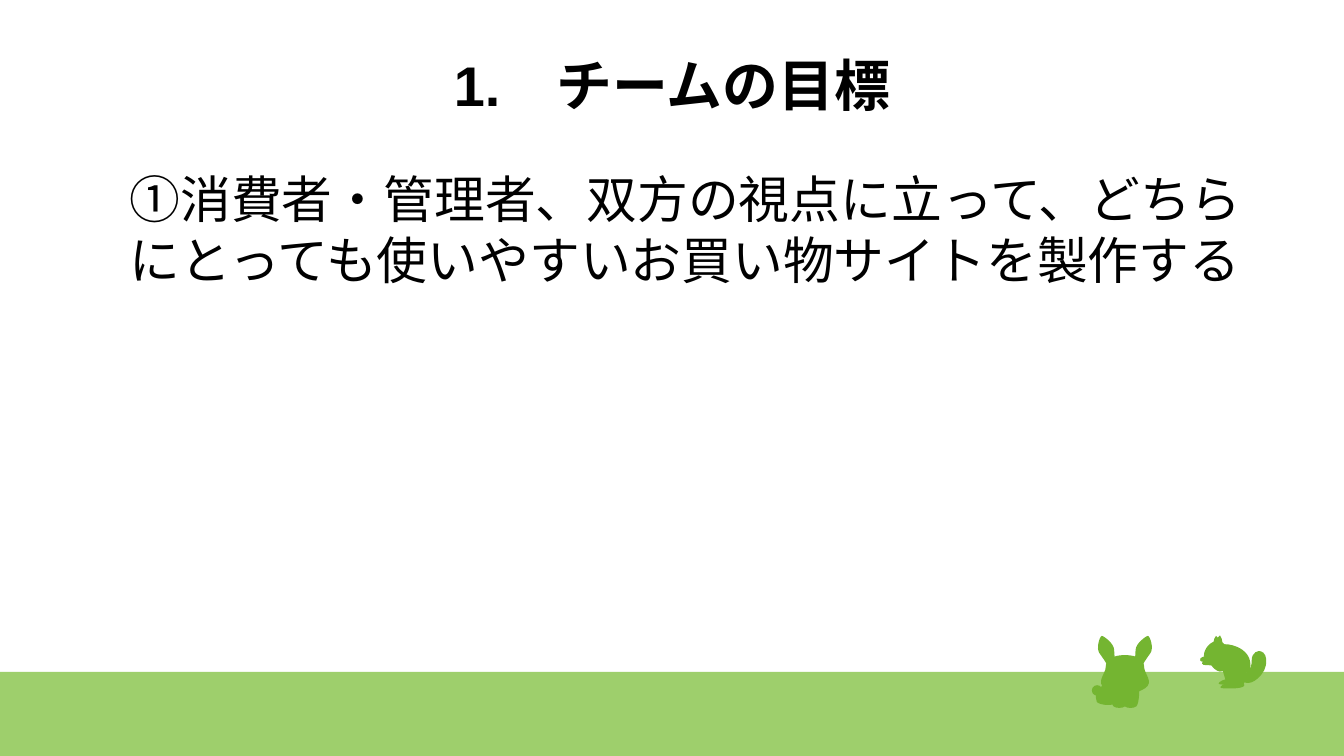
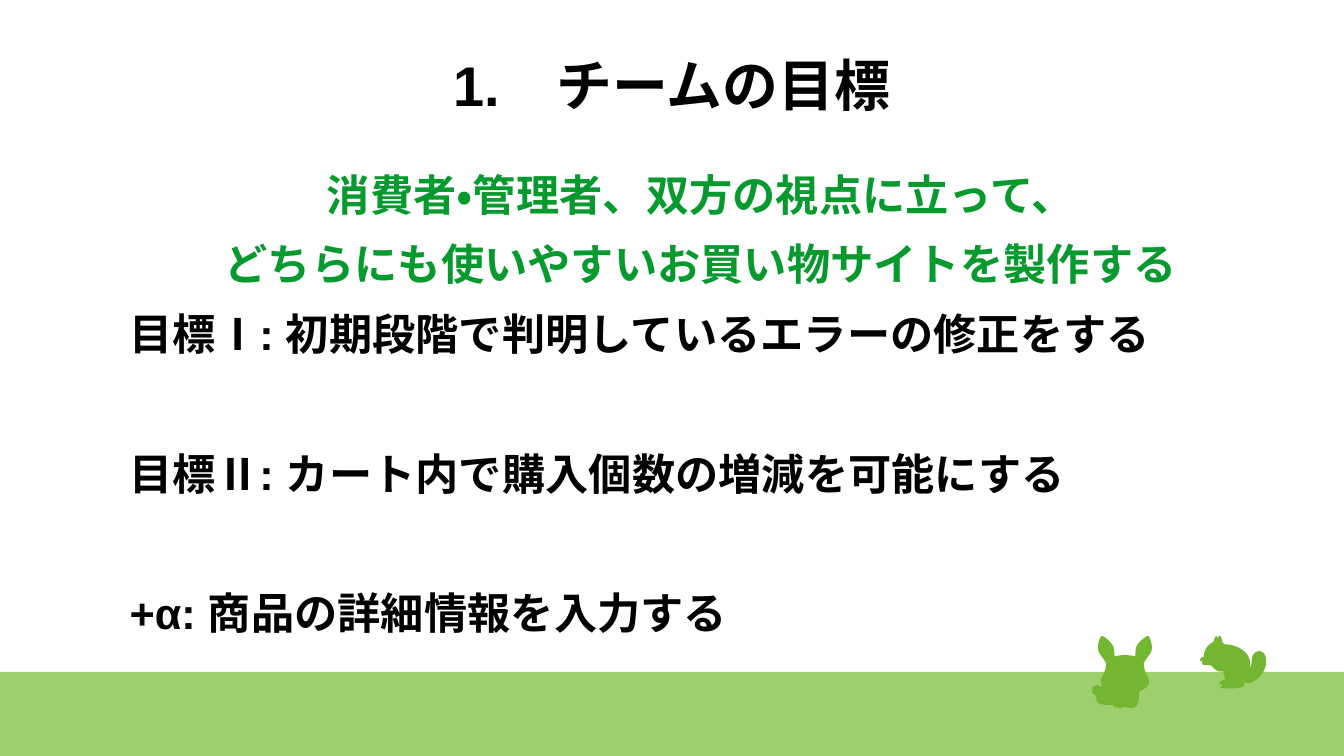
Before and after one commit to 17bd089s/shopping, a slide deck: slide 3 of document/発表スライド改.odp. Drawn at 1344x756 pixels with LibreOffice and Linux fonts; fonts in the diff are those of the drawing. Boxes give left, top, right and bottom in pixels: in the first picture for what was removed or moved away, otherwise in the second. Text is boxed around its words. In the diff, an @@ line names an element or a change of style, - is before the commit and + after.

```diff
--- a/document/発表スライド改.odp
+++ b/document/発表スライド改.odp
@@ text at (x1=130, y1=174, x2=1177, y2=633): text changed; size 30 to 25.5 pt; bold on @@
-①消費者・管理者、双方の視点に立って、どちらにとっても使いやすいお買い物サイトを製作する
+消費者・管理者、双方の視点に立って、
+どちらにも使いやすいお買い物サイトを製作する
+目標Ⅰ: 初期段階で判明しているエラーの修正をする
+目標Ⅱ: カート内で購入個数の増減を可能にする
++α: 商品の詳細情報を入力する
```
Also in this commit, not shown: 10 other slides changed, 2 slides added, 2 slides removed.
